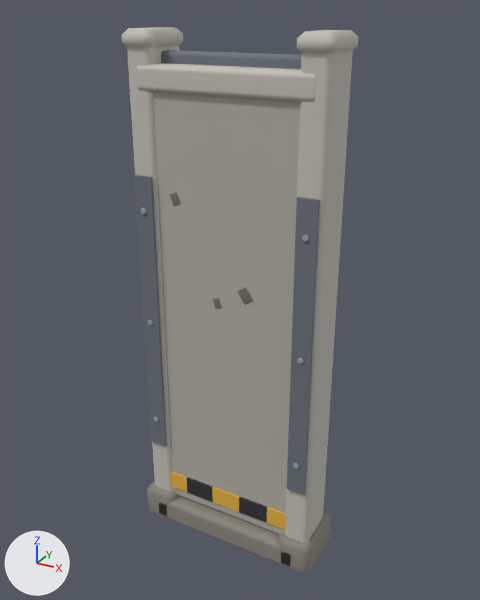
Renders of the glTF model navigateur/export/unity/barriere_beton_arme_abime1.glb from each side of a commit.
Both versions are drawn from a 50 mm lens placed at (0.874, -1.563, 1.629), pointed at (0.002, 0.024, 0.836). Lighting does not change. The marker at lower left points along +X, +Y and +Z. The first picture is the older version. Vertices at exactly the same position are counted once.

Names of what the first picture shows: 'barriere_acier_cl.006', 'barriere_beton_cl.012', 'barriere_beton_cl_casse.008', 'barriere_beton_cl_clair.012', 'barriere_beton_cl_sombre.012', 'barriere_jaune_cl.006', 'barriere_noir_cl.008', 'poteau_d_acier_cl.006', 'poteau_d_beton_cl_clair.012', 'poteau_d_beton_cl_sombre.012', 'poteau_g_acier_cl.006', 'poteau_g_beton_cl_clair.012', 'poteau_g_beton_cl_sombre.012' and 2 more.
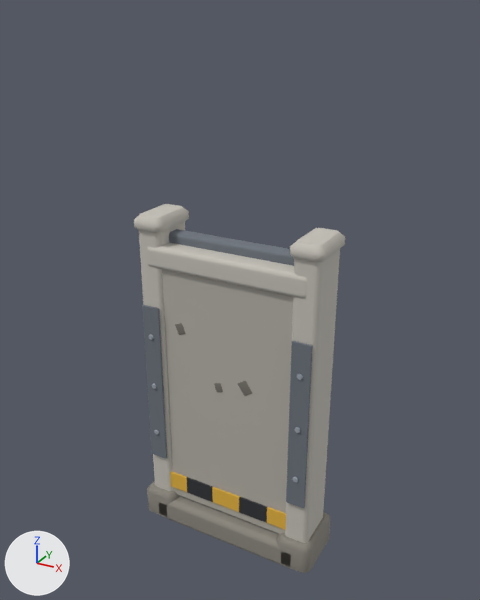
The change, as a diff of the scene's bpy script:
```diff
--- a/navigateur/export/unity/barriere_beton_arme_abime1.glb.py
+++ b/navigateur/export/unity/barriere_beton_arme_abime1.glb.py
@@ me_barriere_acier_cl_010 @@
-me_barriere_acier_cl_010.from_pydata(...)  # 96 vertices, 188 faces; spans x -0.26..0.26, y -0.025..0.025, z 1.475..1.525
+me_barriere_acier_cl_010.from_pydata(...)  # 96 vertices, 188 faces; spans x -0.26..0.26, y -0.025..0.025, z 0.975..1.025
+# me_barriere_acier_cl_010 part 1: the whole mesh is moved by (0.0, 0.0, -0.5)
 me_barriere_acier_cl_010.materials.append(mat_acier_cl)
@@ me_barriere_beton_cl_022 @@
-me_barriere_beton_cl_022.from_pydata(...)  # 96 vertices, 188 faces; spans x -0.26..0.26, y -0.065..0.065, z 0.09..1.475
+me_barriere_beton_cl_022.from_pydata(...)  # 96 vertices, 188 faces; spans x -0.26..0.26, y -0.065..0.065, z 0.09..0.975
+# me_barriere_beton_cl_022 part 2: all 48 vertices in x -0.26..0.26, y -0.065..0.065, z 1.465..1.475 are moved by (0.0, 0.0, -0.5)
 me_barriere_beton_cl_022.materials.append(mat_beton_cl)
@@ me_barriere_beton_cl_casse_014 @@
-me_barriere_beton_cl_casse_014.from_pydata(...)  # 120 vertices, 220 faces; spans x -0.221..0.094, y -0.068..0.068, z 0.833..1.471
+me_barriere_beton_cl_casse_014.from_pydata(...)  # 120 vertices, 220 faces; spans x -0.221..0.094, y -0.068..0.068, z 0.553..0.971
+# me_barriere_beton_cl_casse_014 part 3: the loose piece of 24 vertices spanning x -0.041..-0.006, y -0.068..0.068, z 0.833..0.873 is moved by (0.0, 0.0, -0.28)
+# me_barriere_beton_cl_casse_014 part 4: the loose piece of 24 vertices spanning x -0.176..-0.134, y -0.068..0.068, z 1.12..1.166 is moved by (0.0, 0.0, -0.402)
+# me_barriere_beton_cl_casse_014 part 5: the loose piece of 24 vertices spanning x 0.04..0.094, y -0.068..0.068, z 0.867..0.924 is moved by (0.0, 0.0, -0.298)
+# other edits to the shape of me_barriere_beton_cl_casse_014 do not show in these pictures
 me_barriere_beton_cl_casse_014.materials.append(mat_beton_cl_casse)
@@ me_barriere_beton_cl_clair_022 @@
-me_barriere_beton_cl_clair_022.from_pydata(...)  # 96 vertices, 188 faces; spans x -0.26..0.26, y -0.08..0.08, z 1.425..1.495
+me_barriere_beton_cl_clair_022.from_pydata(...)  # 96 vertices, 188 faces; spans x -0.26..0.26, y -0.08..0.08, z 0.925..0.995
+# me_barriere_beton_cl_clair_022 part 6: the whole mesh is moved by (0.0, 0.0, -0.5)
 me_barriere_beton_cl_clair_022.materials.append(mat_beton_cl_clair)
@@ me_poteau_d_acier_cl_010 @@
-me_poteau_d_acier_cl_010.from_pydata(...)  # 48 vertices, 92 faces; spans x 0.22..0.28, y -0.084..-0.076, z 0.3..1.2
+me_poteau_d_acier_cl_010.from_pydata(...)  # 48 vertices, 92 faces; spans x 0.22..0.28, y -0.084..-0.076, z 0.25..0.8
+# me_poteau_d_acier_cl_010 part 7: the whole mesh is scaled about its middle by (1, 1, 0.61), then moved by (0.0, 0.0, -0.225)
 me_poteau_d_acier_cl_010.materials.append(mat_acier_cl)
@@ me_poteau_d_beton_cl_clair_022 @@
-me_poteau_d_beton_cl_clair_022.from_pydata(...)  # 192 vertices, 376 faces; spans x 0.2..0.3, y -0.09..0.09, z 0.05..1.58
+me_poteau_d_beton_cl_clair_022.from_pydata(...)  # 192 vertices, 376 faces; spans x 0.2..0.3, y -0.09..0.09, z 0.05..1.08
+# me_poteau_d_beton_cl_clair_022 part 8: the whole mesh is scaled about its middle by (1, 1, 0.666), then moved by (0.0, 0.0, -0.25)
 me_poteau_d_beton_cl_clair_022.materials.append(mat_beton_cl_clair)
@@ me_poteau_g_acier_cl_010 @@
-me_poteau_g_acier_cl_010.from_pydata(...)  # 48 vertices, 92 faces; spans x -0.28..-0.22, y -0.084..-0.076, z 0.3..1.2
+me_poteau_g_acier_cl_010.from_pydata(...)  # 48 vertices, 92 faces; spans x -0.28..-0.22, y -0.084..-0.076, z 0.25..0.8
+# me_poteau_g_acier_cl_010 part 9: the whole mesh is scaled about its middle by (1, 1, 0.61), then moved by (0.0, 0.0, -0.225)
 me_poteau_g_acier_cl_010.materials.append(mat_acier_cl)
@@ me_poteau_g_beton_cl_clair_022 @@
-me_poteau_g_beton_cl_clair_022.from_pydata(...)  # 192 vertices, 376 faces; spans x -0.3..-0.2, y -0.09..0.09, z 0.05..1.58
+me_poteau_g_beton_cl_clair_022.from_pydata(...)  # 192 vertices, 376 faces; spans x -0.3..-0.2, y -0.09..0.09, z 0.05..1.08
+# me_poteau_g_beton_cl_clair_022 part 10: the whole mesh is scaled about its middle by (1, 1, 0.666), then moved by (0.0, 0.0, -0.25)
 me_poteau_g_beton_cl_clair_022.materials.append(mat_beton_cl_clair)
```

Pixel boxes (x1, y1, x2, y2) of what changed, in the pictures (480 x 600 px; the box of a moved part takes in the faces that stretch with it):
'barriere_beton_cl.012', reshaped (11% narrower, 40% shorter)
    before: (153, 92, 300, 534)
    after: (162, 269, 293, 534)
'poteau_d_beton_cl_clair.012', mesh rescaled (18% narrower, 39% shorter)
    before: (285, 30, 358, 543)
    after: (285, 228, 345, 543)
'barriere_beton_cl_clair.012', moved
    before: (136, 63, 316, 102)
    after: (147, 243, 307, 299)
'poteau_g_beton_cl_clair.012', mesh rescaled
    before: (122, 27, 183, 491)
    after: (134, 204, 189, 491)
'poteau_d_acier_cl.006', moved, rescaled (18% narrower, 44% shorter)
    before: (287, 197, 320, 495)
    after: (286, 341, 313, 508)
'poteau_g_acier_cl.006', moved, rescaled (24% narrower, 43% shorter)
    before: (134, 175, 167, 446)
    after: (142, 305, 167, 459)
'barriere_acier_cl.006', moved
    before: (161, 50, 301, 69)
    after: (169, 229, 294, 266)
'barriere_beton_cl_casse.008', reshaped (7% narrower, 37% shorter)
    before: (170, 192, 253, 309)
    after: (175, 323, 252, 396)
part 3 of me_barriere_beton_cl_casse_014, moved or reshaped
    before: (213, 298, 222, 309)
    after: (214, 383, 223, 392)
part 4 of me_barriere_beton_cl_casse_014, moved or reshaped
    before: (170, 192, 181, 206)
    after: (175, 323, 185, 335)
part 5 of me_barriere_beton_cl_casse_014, moved or reshaped
    before: (237, 287, 253, 305)
    after: (238, 381, 252, 396)
